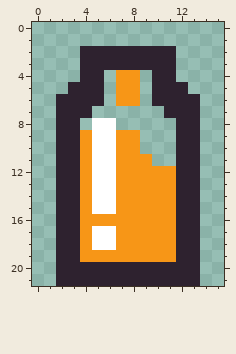
Two versions of one pixel-art sprite, Assets/Textures/anim_bottle_fill/anim_bottle_fill7.png. The picture above was drawn from the file before the commit.
The file is 16x22 pixels.
The same view after the edit:
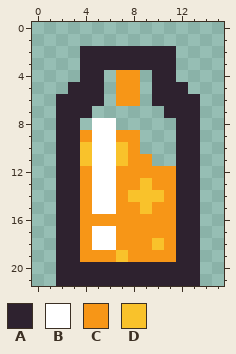
Palette (. is transparent): A #2e222f  B #ffffff  C #f79617  D #f9c22b
Change:
Colour D replaces colour C in rows 10 to 11 at x 4 and 7; in row 13 at x 9; in row 14 at x 8 to 10; in row 15 at x 9; in row 18 at x 10; in row 19 at x 7.
Changed places in both pictures, as pixel boxes (x1, y1, x2, y2):
changed: (80, 142, 164, 262)
